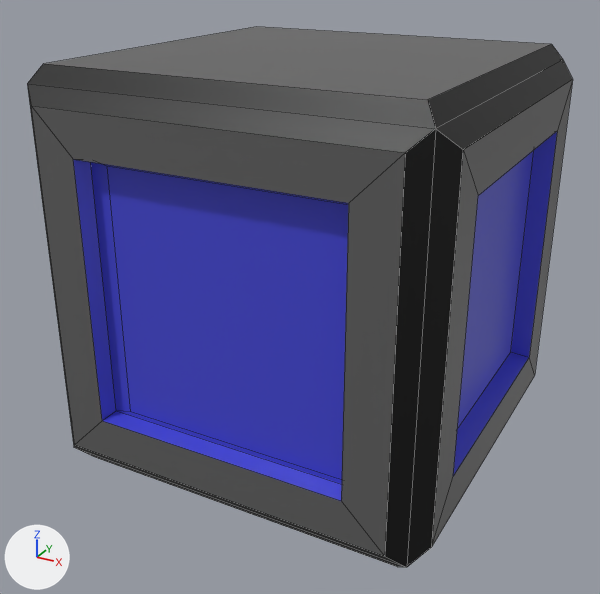
Two versions of the COLLADA model game/assets/dae/BoxSmall.dae, one commit apart.
Before and after are seen from a 50 mm lens placed at (5.546, -3.518, 1.345), pointed at (4.524, -1.659, 0.416). The lights are fixed; the arrows at lower left show +X, +Y and +Z. Mesh edges are drawn as thin lines.

Script lines for the objects in view, before the commit:
```python
me_cube_001 = bpy.data.meshes.new('Cube.001')
me_cube_001.from_pydata(...)  # 68 vertices, 66 faces; spans x -0.551..0.541, y -0.535..0.532, z -0.543..0.544
# faces by material slot: [18, 24, 24]
me_cube_001.materials.append(mat_boxblack)  # dark grey #5f5f5f
me_cube_001.materials.append(mat_boxyellow)  # black #000000
me_cube_001.materials.append(mat_matériau)  # blue #4447d1
ob_boxsquare = bpy.data.objects.new('BoxSquare', me_cube_001)
ob_boxsquare.location = (4.542, -1.597, 0.522)
```
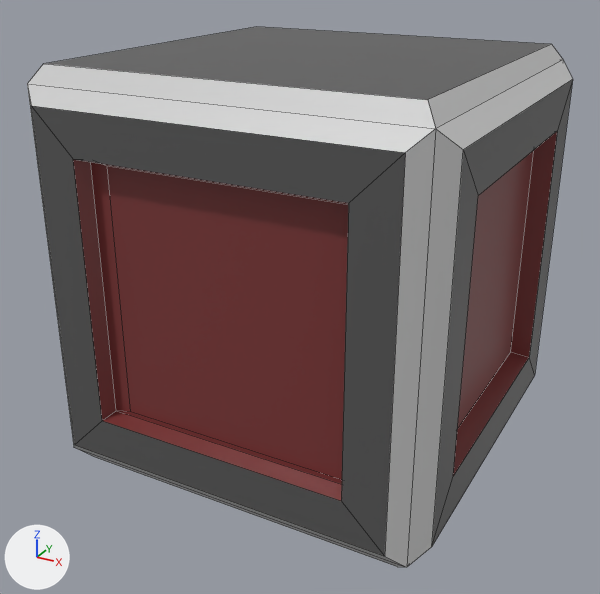
Where the newer file only moved an object's origin or applied its transform, the numbers keep the older frame.

Scene script edits in JSON lines:
```json
{"op": "add", "block": "mat_lightgrey", "code": ["mat_lightgrey = principled_material('LightGrey')", "mat_lightgrey.base_color = (0.633, 0.633, 0.633)  # light grey #d0d0d0", "mat_lightgrey.roughness = 0.48"]}
{"op": "add", "block": "mat_red", "code": ["mat_red = principled_material('Red')", "mat_red.base_color = (0.203, 0.0385, 0.0385)  # dark red #7c3737", "mat_red.roughness = 0.34"]}
{"op": "add", "block": "mat_darkgrey", "code": ["mat_darkgrey = principled_material('DarkGrey')", "mat_darkgrey.base_color = (0.0954, 0.0954, 0.0954)  # dark grey #575757", "mat_darkgrey.roughness = 0.44"]}
{"block": "me_cube_001", "where": "me_cube_001.from_pydata(...)  # 68 vertices, 66 faces; spans x -0.551..0.541, y -0.535..0.532, z -0.543..0.544"}
{"block": "me_cube_001", "where": "# used by ob_boxsquare; location = (4.542, -1.597, 0.522)"}
{"block": "me_cube_001", "change": "me_cube_001 part 1: all 18 faces that had it switch from mat_boxblack (dark grey #5f5f5f) to mat_darkgrey (dark grey #575757)"}
{"block": "me_cube_001", "change": "me_cube_001 part 2: all 24 faces that had it switch from mat_boxyellow (black #000000) to mat_lightgrey (light grey #d0d0d0)"}
{"block": "me_cube_001", "change": "me_cube_001 part 3: all 24 faces that had it switch from mat_matériau (blue #4447d1) to mat_red (red #7d3737)"}
```

Pixel boxes (x1, y1, x2, y2) of what changed, in the pictures (600 x 594 px):
```json
{"part": 1, "of": "me_cube_001", "change": "recoloured", "before": [31, 27, 573, 556], "after": [31, 27, 573, 556]}
{"part": 2, "of": "me_cube_001", "change": "recoloured", "before": [27, 44, 573, 567], "after": [27, 44, 573, 567], "on screen": "grey to white"}
{"part": 3, "of": "me_cube_001", "change": "recoloured", "before": [73, 132, 557, 501], "after": [73, 132, 557, 501]}
```
